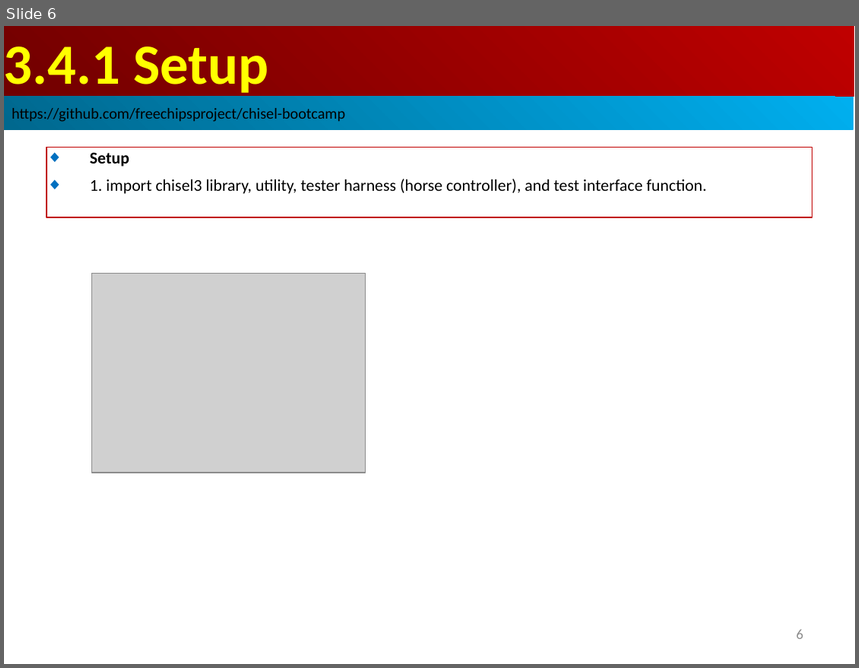
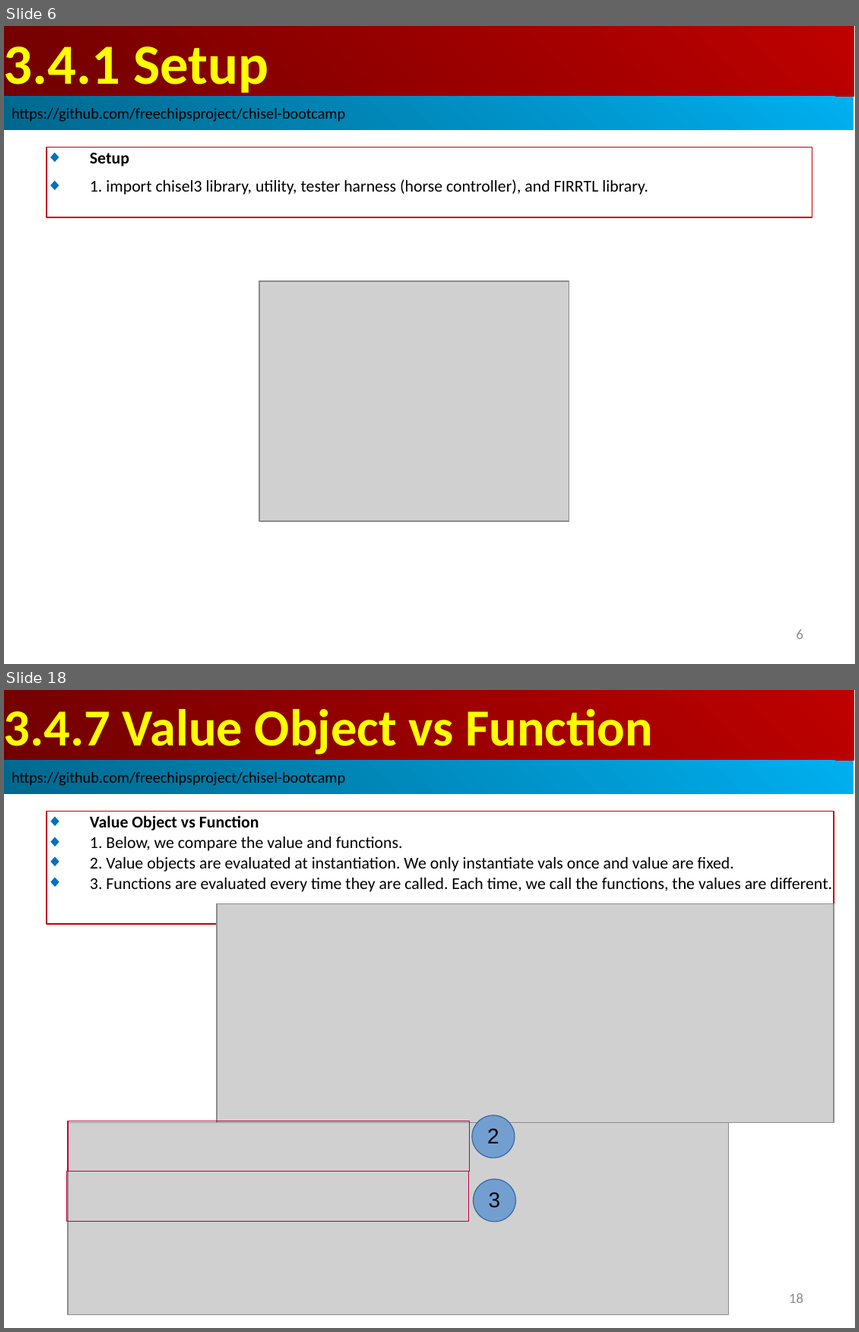
Before and after one commit to peterhchen/AIU_CS800_Chisel, a slide deck: 300_UCB_BC/003.4_FuncProg/000_Video/003.4_FuncProg.ppt. Shown one above the other, each under a label of ours: slide 6 before the commit, slides 6 and 18 after it; the slides between them are not shown. The pictures are 859x668 and 859x1332 pixels, drawn with LibreOffice and Linux fonts; fonts in the diff are those of the drawing; grey boxes stand for pictures. Boxes give left, top, right and bottom in pixels: in the first picture for what was removed or moved away, otherwise in the second. Text is boxed around its words. In the diff, an @@ line names an element or a change of style, - is before the commit and + after.

```diff
--- a/300_UCB_BC/003.4_FuncProg/000_Video/003.4_FuncProg.ppt
+++ b/300_UCB_BC/003.4_FuncProg/000_Video/003.4_FuncProg.ppt
@@ slide 18 added at <box>4,690,855,1328</box>, background #FFFFFF @@
@@ rectangle added at <box>4,690,854,761</box>, fill gradient #BF0000 to #710000, 44 pt, text #FFFF00, bold @@
+3.4.7 Value Object vs Function
@@ rectangle added at <box>4,761,854,794</box>, fill gradient #00AFEF to #00688E, 13 pt, text #000000 @@
+https://github.com/freechipsproject/chisel-bootcamp
@@ rectangle added at <box>47,811,834,924</box>, outline #C00000 0.74 pt, 14 pt, text #000000 @@
+◆ Value Object vs Function
+◆ 1. Below, we compare the value and functions.
+◆ 2. Value objects are evaluated at instantiation. We only instantiate vals once and value are fixed.
+◆ 3. Functions are evaluated every time they are called. Each time, we call the functions, the values are different.
@@ picture added at <box>217,904,834,1122</box> @@
@@ picture added at <box>68,1122,728,1315</box> @@
@@ rectangle added at <box>68,1121,470,1171</box>, outline #BF0041 0.74 pt @@
@@ ellipse added at <box>472,1116,515,1158</box>, fill #729FCF, outline #3465A4 0.74 pt, 18 pt, text #000000 @@
+2
@@ rectangle added at <box>67,1172,469,1222</box>, outline #BF0041 0.74 pt @@
@@ ellipse added at <box>473,1179,515,1222</box>, fill #729FCF, outline #3465A4 0.74 pt, 18 pt, text #000000 @@
+3
@@ page number added at <box>789,1293,804,1303</box>, 12 pt, text #8B8B8B @@
+18
@@ slide 6 changed as well @@
@@ text in rectangle at <box>90,180,648,195</box>: text changed @@
-◆ 1. import chisel3 library, utility, tester harness (horse controller), and test interface function.
+◆ 1. import chisel3 library, utility, tester harness (horse controller), and FIRRTL library.
@@ picture: place and size @@
-picture at <box>91,274,366,473</box>
+picture at <box>259,281,569,522</box>
```
Also in this commit, not shown: 18 other slides added.
